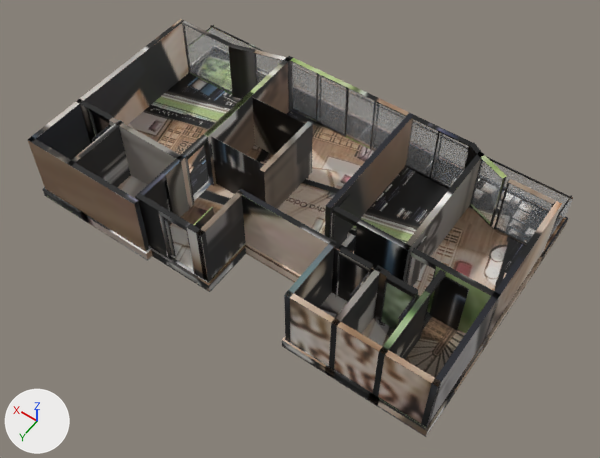
One commit to the glTF model _bake/glb/koru-29/model.glb: the scene before it, then after it.
Before and after are seen from a 50 mm lens placed at (-9.88, 13.92, 20.48), pointed at (-0.6, 0.94, 0.08). The axes (+X, +Y, +Z) are drawn at lower left. The lights are the same throughout. The first picture is the older version. Where no turn or scale is listed for an object, it has been applied to the vertices. Vertices at exactly the same position are counted once.

The older version as bpy lines, for what is in view:
```python
mat_baked = bpy.data.materials.new('baked')
mat_baked.use_nodes = True; mat_baked.node_tree.nodes.clear()
_N = mat_baked.node_tree.nodes; _L = mat_baked.node_tree.links
n0 = _N.new('ShaderNodeBsdfPrincipled'); n0.name = 'Principled BSDF'
n1 = _N.new('ShaderNodeOutputMaterial'); n1.name = 'Material Output'
n2 = _N.new('ShaderNodeTexImage'); n2.name = 'Image Texture'
n2.image = img_model_glb
n3 = _N.new('ShaderNodeMapping'); n3.name = 'Mapping'
n3.inputs[1].default_value = (0.00149, -14.82, 0.0)  # 'Location'
n3.inputs[3].default_value = (15.96, 15.81, 1.0)  # 'Scale'
n4 = _N.new('ShaderNodeUVMap'); n4.name = 'UV Map'
n4.uv_map = 'UVMap'
_L.new(n0.outputs[0], n1.inputs[0])  # 'BSDF' to 'Surface'
_L.new(n2.outputs[0], n0.inputs[0])  # 'Color' to 'Base Color'
_L.new(n3.outputs[0], n2.inputs[0])  # 'Vector' to 'Vector'
_L.new(n4.outputs[0], n3.inputs[0])  # 'UV' to 'Vector'
me_mesh_0 = bpy.data.meshes.new('Mesh_0')
me_mesh_0.from_pydata(...)  # 2846 vertices, 4948 faces; spans x 0.0..14.41, y -8.84..0.0, z 0.0..2.62
me_mesh_0.materials.append(mat_baked)
me_mesh_6 = bpy.data.meshes.new('Mesh_6')
me_mesh_6.from_pydata(...)  # a box spanning x 3.31..5.34, y -7.75..-7.73, z 0.36..2.61
me_mesh_6.materials.append(mat_glass_rt)  # white #edf3f9
me_mesh_9 = bpy.data.meshes.new('Mesh_9')
me_mesh_9.from_pydata(...)  # a box spanning x 12.09..14.14, y -7.12..-7.1, z 0.36..2.61
me_mesh_9.materials.append(mat_glass_rt)  # white #edf3f9
ob_mesh_0 = bpy.data.objects.new('Mesh_0', me_mesh_0)
ob_mesh_0.location = (-7.21, 4.42, -0.36)
ob_mesh_6 = bpy.data.objects.new('Mesh_6', me_mesh_6)
ob_mesh_6.location = (-7.21, 4.42, -0.36)
ob_mesh_9 = bpy.data.objects.new('Mesh_9', me_mesh_9)
ob_mesh_9.location = (-7.21, 4.42, -0.36)
# also in view: 'Mesh_5' at (-4.88, -2.89, 1.12); 'Mesh_4' at (-6.22, -2.67, 1.12); 'Mesh_7' at (0.55, -3.32, 1.12); 'Mesh_3' at (0.0, -4.26, 0.5)
```
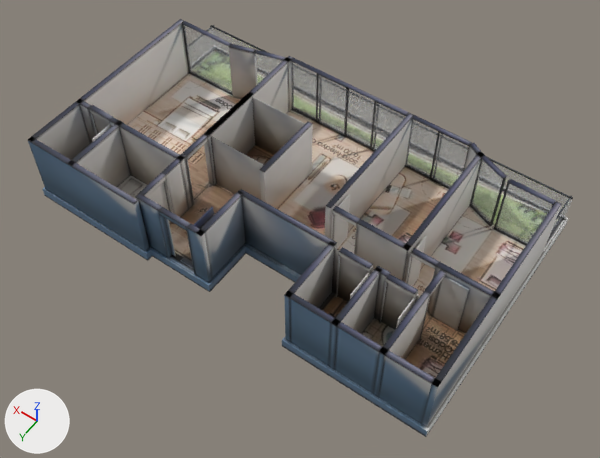
Boxes (x1, y1, x2, y2) around the edits, measured in the pictures (600 x 458 px):
'Mesh_0', surface changed: (28, 19, 573, 437) in both
part 1 of me_mesh_0, added: after (36, 24, 189, 160)
part 2 of me_mesh_0, added: after (28, 19, 184, 141)
part 3 of me_mesh_0, added: after (403, 159, 481, 282)
part 4 of me_mesh_0, added: after (403, 152, 484, 249)
part 5 of me_mesh_0, added: after (229, 44, 256, 53)
part 6 of me_mesh_0, rebuilt: before (470, 142, 484, 157); after (469, 143, 484, 156)
part 7 of me_mesh_0, deleted: before (229, 44, 256, 53)
part 8 of me_mesh_0, deleted: before (404, 151, 484, 250)
part 9 of me_mesh_0, deleted: before (29, 19, 184, 142)
part 10 of me_mesh_0, reshaped: before (36, 24, 481, 282); after (53, 50, 546, 431)
part 11 of me_mesh_0, surface changed: (28, 21, 573, 427) in both

What changed in the scene script:
```text
Change mat_baked:
    where n3 = _N.new('ShaderNodeMapping'); n3.name = 'Mapping'
    n3.inputs[1].default_value: (0.00149, -14.82, 0.0) -> (0.00119, -14.86, 0.0)  # 'Location'
    n3.inputs[3].default_value: (15.96, 15.81, 1.0) -> (15.97, 15.85, 1.0)  # 'Scale'
Change me_mesh_0:
    used by ob_mesh_0; location = (-7.21, 4.42, -0.36)
    remove me_mesh_0.from_pydata(...)  # 2846 vertices, 4948 faces; spans x 0.0..14.41, y -8.84..0.0, z 0.0..2.62
    add me_mesh_0.from_pydata(...)  # 3773 vertices, 6942 faces; spans x 0.0..14.41, y -8.84..0.0, z 0.0..2.62
    me_mesh_0 part 1: a new loose piece, a box spanning x 14.16..14.33, y -7.19..-0.11, z 0.36..2.61, in mat_baked
    me_mesh_0 part 2: a new loose piece, a box spanning x 14.16..14.333, y -7.195..-0.109, z 2.61..2.622, in mat_baked
    me_mesh_0 part 3: a new loose piece, a box spanning x 2.79..2.96, y -7.61..-3.21, z 0.36..2.61, in mat_baked
    me_mesh_0 part 4: a new loose piece, a box spanning x 2.784..2.958, y -7.612..-3.207, z 2.61..2.622, in mat_baked
    me_mesh_0 part 5: the loose piece of 8 vertices spanning x 11.17..12.11, y -7.43..-7.01, z 0.36..2.61 is copied, and the copy is scaled about its middle by (0.992, 0.999, 0.00547), then moved by (0.0, 0.0, 1.13); it spans x 11.18..12.11, y -7.43..-7.01, z 2.61..2.62
    me_mesh_0 part 6: the loose piece of 8 vertices spanning x 2.75..3.35, y -7.86..-7.41, z 2.61..2.62 is rebuilt with 8 vertices and now spans x 2.76..3.35, y -7.85..-7.42, z 2.61..2.62
    me_mesh_0 part 7: the loose piece of 8 vertices spanning x 11.17..12.11, y -7.43..-7.01, z 2.61..2.62 is deleted
    me_mesh_0 part 8: the loose piece of 8 vertices spanning x 2.78..2.96, y -7.62..-3.2, z 2.61..2.62 is deleted
    me_mesh_0 part 9: the loose piece of 8 vertices spanning x 14.16..14.33, y -7.2..-0.1, z 2.61..2.62 is deleted
    me_mesh_0 part 10: 5 vertices moved within x 3.19..10.16, y -7.9..-2.25, z 0.05..2.62; 22 vertices removed from x 2.79..14.33, y -7.72..-0.1, z 0.36..2.62; 933 vertices added at x 0.0..14.41, y -8.03..-0.05, z 0.0..2.62
    me_mesh_0 part 11: 2503 kept faces spanning x 0.0..14.41, y -8.84..-0.08, z 0.0..2.62 get new texture (UV) coordinates
```
